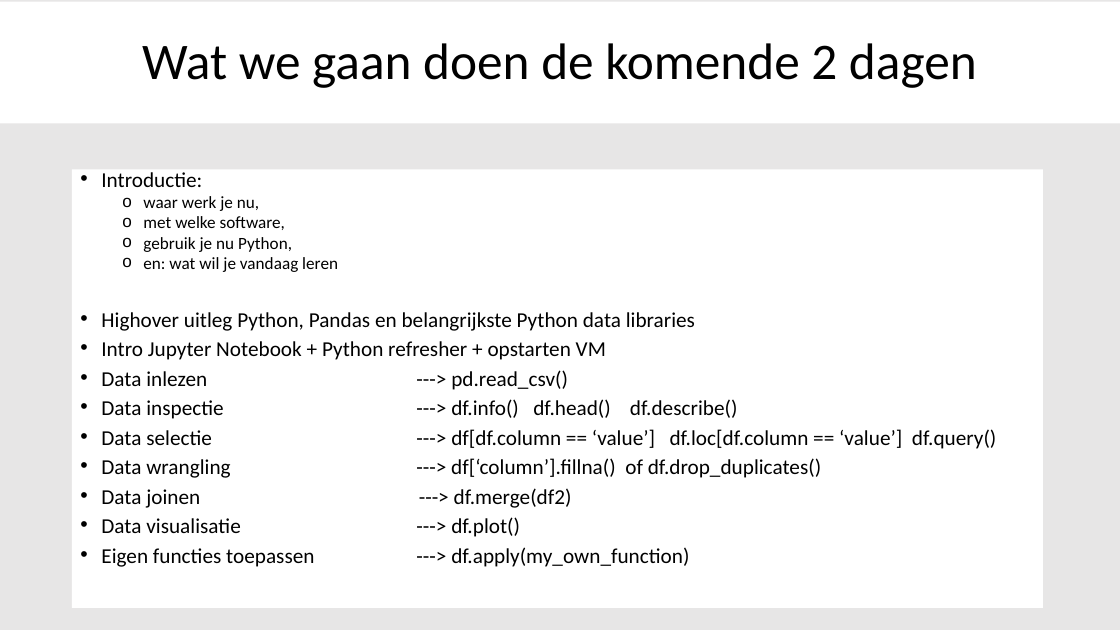
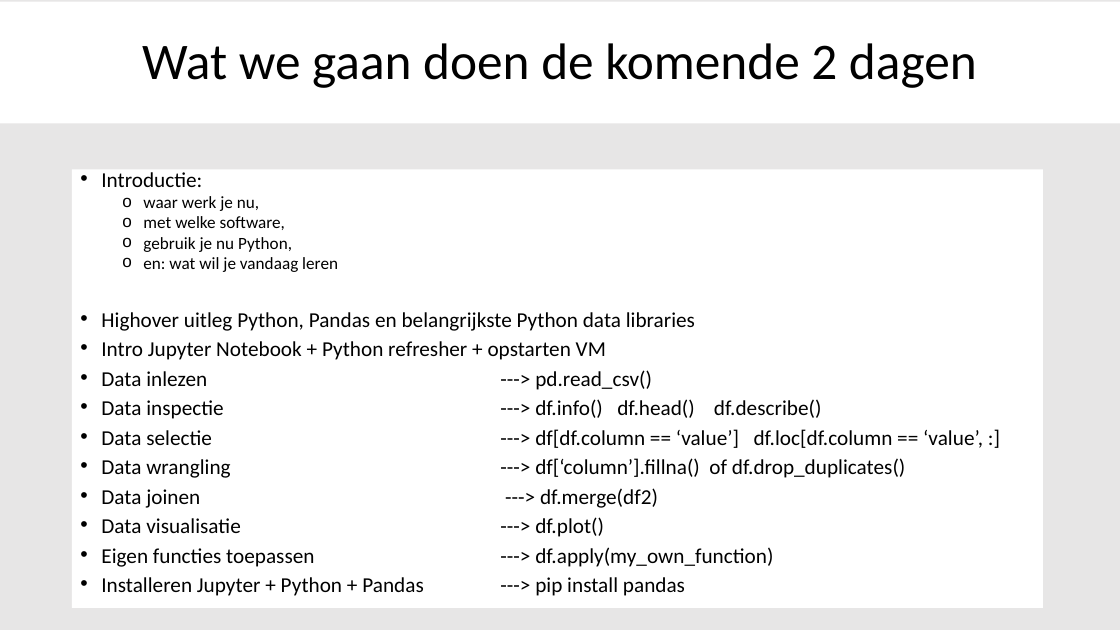
Before and after one commit to SandervandenOord/pandas_training, a slide deck: slide 1 of Pandas_Training_Slides.pptx. Drawn at 1120x630 pixels with LibreOffice and Linux fonts; fonts in the diff are those of the drawing. Boxes give left, top, right and bottom in pixels: in the first picture for what was removed or moved away, otherwise in the second. Text is boxed around its words. In the diff, an @@ line names an element or a change of style, - is before the commit and + after.

```diff
--- a/Pandas_Training_Slides.pptx
+++ b/Pandas_Training_Slides.pptx
@@ text at bbox=[101, 429, 983, 448]: text changed @@
-• Data selectie ---> df[df.column == ‘value’] df.loc[df.column == ‘value’] df.query()
+• Data selectie ---> df[df.column == ‘value’] df.loc[df.column == ‘value’, :]
@@ text at bbox=[101, 577, 685, 596]: paragraph added @@
+• Installeren Jupyter + Python + Pandas ---> pip install pandas
```
Also in this commit, not shown: 4 other slides changed, 3 slides added, 1 slide removed.
